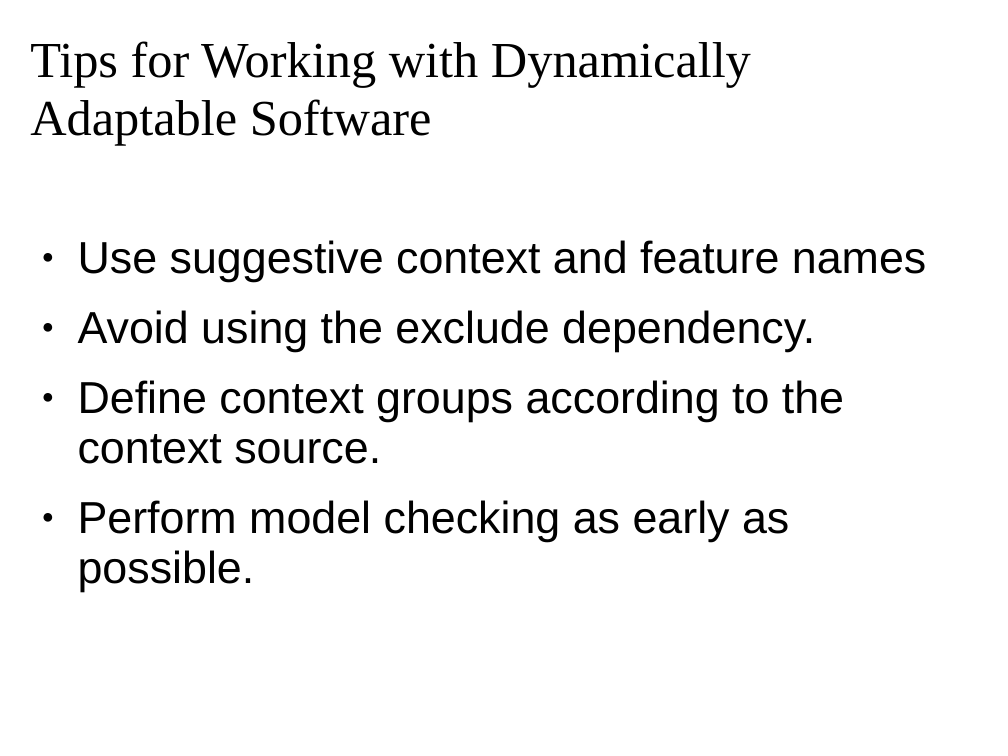
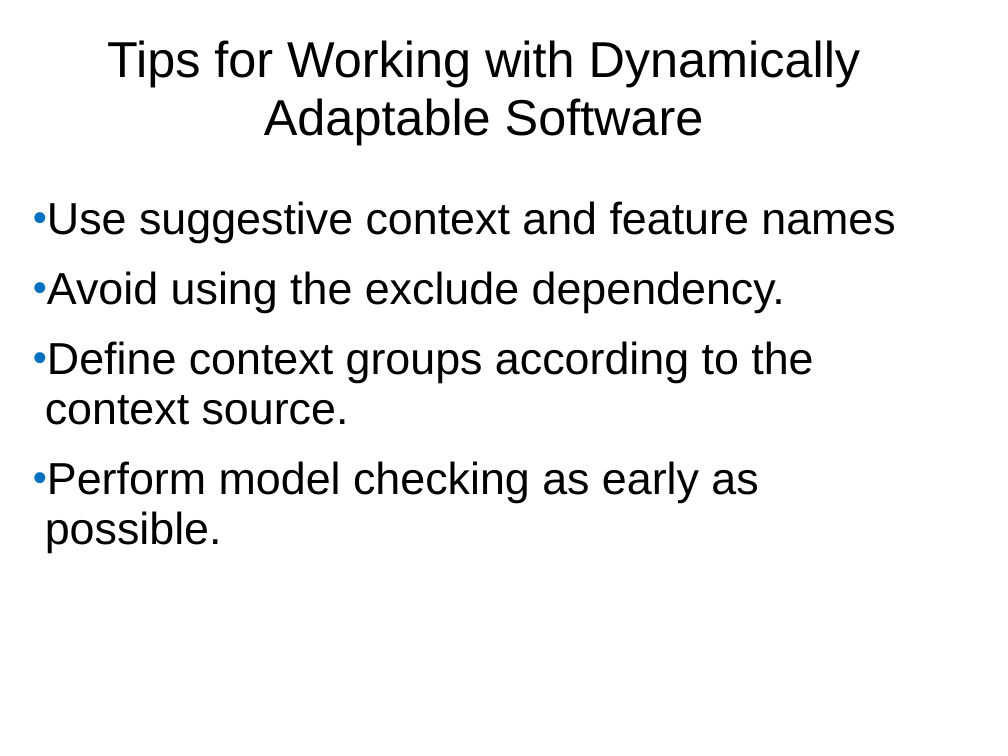
Before and after one commit to Ruthvicp/CS5551_Team_11_Project, a slide deck: slide 17 of Documentation/DAS.ppt. Drawn at 1008x756 pixels with LibreOffice and Linux fonts; fonts in the diff are those of the drawing; background and template pictures are left out. Boxes give left, top, right and bottom in pixels: in the first picture for what was removed or moved away, otherwise in the second. Text is boxed around its words. In the diff, an @@ line names an element or a change of style, - is before the commit and + after.

```diff
--- a/Documentation/DAS.ppt
+++ b/Documentation/DAS.ppt
@@ title "Tips for Working with Dynamically ..." at (107,40,861,145): font Times New Roman to Arial; alignment left to centre @@
@@ text "Use suggestive context and feature ...": place and size @@
-text "Use suggestive context and feature ..." at (78,240,926,591)
+text "Use suggestive context and feature ..." at (45,201,895,553)
@@ text "Use suggestive context and feature ..." at (45,201,895,553): bullet ● to •; bullet colour #000000 to #0070C0 @@
```
Also in this commit, not shown: 11 other slides changed.
